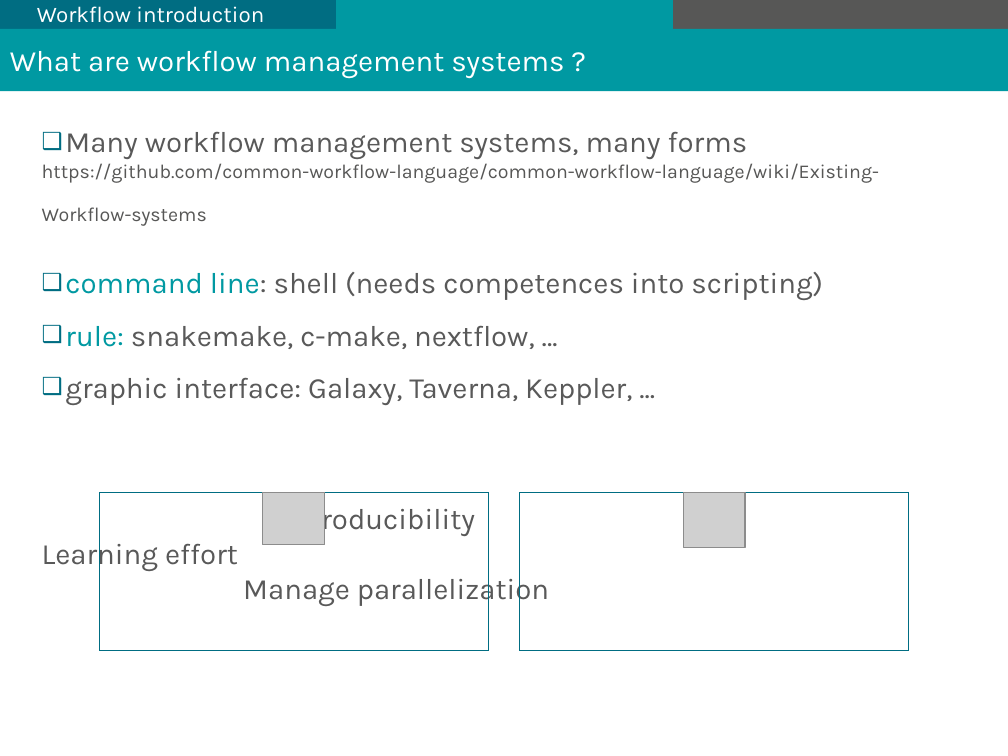
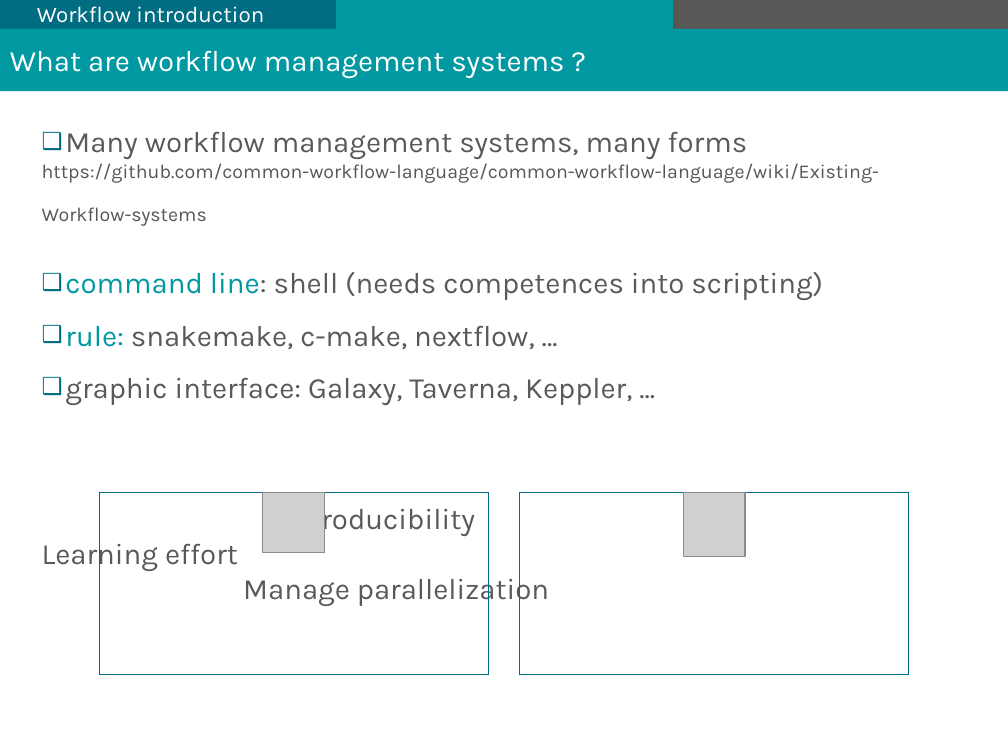
Before and after one commit to mesocentre-clermont-auvergne/formation_fair, a slide deck: slide 7 of fair_workflow/fair_workflow_cours/introduction_snakemake.odp. Drawn at 1008x756 pixels with LibreOffice and Linux fonts; fonts in the diff are those of the drawing; grey boxes stand for pictures; background and template pictures are left out. Boxes give left, top, right and bottom in pixels: in the first picture for what was removed or moved away, otherwise in the second. Text is boxed around its words. In the diff, an @@ line names an element or a change of style, - is before the commit and + after.

```diff
--- a/fair_workflow/fair_workflow_cours/introduction_snakemake.odp
+++ b/fair_workflow/fair_workflow_cours/introduction_snakemake.odp
@@ rectangle: place and size @@
-rectangle at (99, 492, 488, 650)
+rectangle at (99, 492, 488, 674)
@@ picture: place and size @@
-picture at (262, 492, 325, 544)
+picture at (262, 492, 325, 552)
@@ rectangle: place and size @@
-rectangle at (520, 492, 909, 650)
+rectangle at (520, 492, 909, 674)
@@ picture: place and size @@
-picture at (683, 493, 745, 548)
+picture at (683, 493, 745, 556)
```
Also in this commit, not shown: 1 other slide changed, 2 other files.
